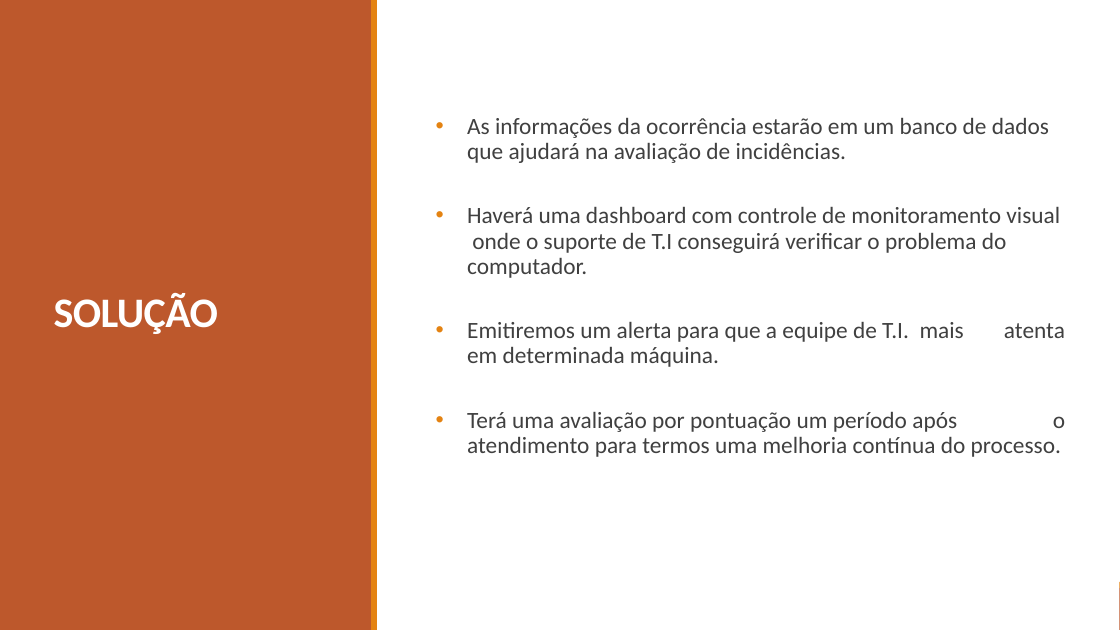
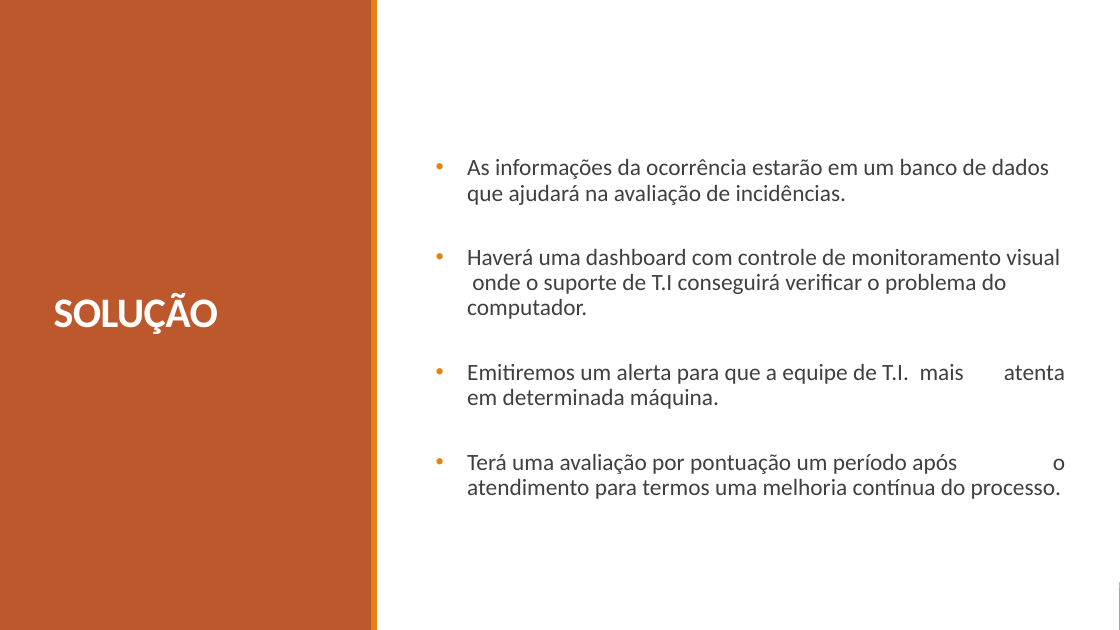
Before and after one commit to BandTec/grupo-05-adsa-20201, a slide deck: slide 18 of Apresentação Sprint 1.pptx. Drawn at 1120x630 pixels with LibreOffice and Linux fonts; fonts in the diff are those of the drawing. Boxes give left, top, right and bottom in pixels: in the first picture for what was removed or moved away, otherwise in the second. Text is boxed around its words. In the diff, an @@ line names an element or a change of style, - is before the commit and + after.

```diff
--- a/Apresentação Sprint 1.pptx
+++ b/Apresentação Sprint 1.pptx
@@ text "As informações da ocorrência estarão ...": place and size @@
-text "As informações da ocorrência estarão ..." at [467, 118, 1065, 457]
+text "As informações da ocorrência estarão ..." at [467, 159, 1065, 499]
```
Also in this commit, not shown: 11 other slides changed, 1 slide added.
